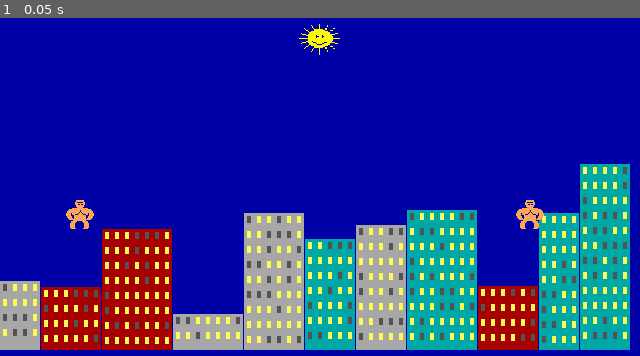
Above: before the commit, frame 1.
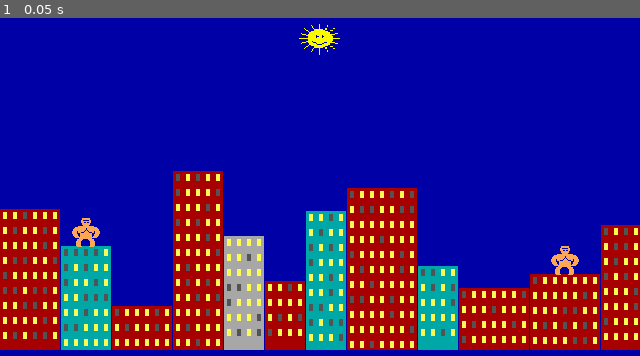
Above: after the commit, the same moment.

Repository: lluccia/gorillas
Game: Godot game, scene res://Game.tscn
Same seed, same stepped clock (60 frames per second), same inputs: the game is played once before the commit and once after it.
Inputs:
- Up to frame 1 (0.05 s): no input

The runs differ from the first frame. In frame 1, 34% of the frame differs, in the area x 0-100%, y 43-99%.

Commit message:
place gorillas on top of the buildings (2nd or 3rd)

Diff:
--- a/Cityscape.gd
+++ b/Cityscape.gd
@@ -3,8 +3,8 @@
 var screen_width = 640
 var screen_height = 350
 
-var building_blocks = 59
-var building_block_size = 640 / building_blocks
+var building_blocks = 60
+var building_block_size = screen_width / building_blocks
 
 var window_size = Vector2(4, 7)
 var window_distance = Vector2(10, 15)
@@ -31,7 +31,7 @@
 
 var lights_on_percentage = 0.7
 
-func _ready():
+func generate():
 	rng.randomize()
 
 	var current_x = 0
@@ -49,13 +49,15 @@
 		var building_position = Vector2(current_x, screen_height - building_height_pixels)
 		building.set_position(building_position)
 
+		building.add_to_group("buildings")
+
 		add_child(building)
-		add_windows(building)
+		_add_windows(building)
 
 		current_x += building_width_blocks * building_block_size + 1
 		building_blocks -= building_width_blocks
 
-func add_windows(building):
+func _add_windows(building):
 	var current_position = Vector2(building.get_position().x + window_margin.x,
 								   building.get_position().y + window_margin.y)
 
--- a/Game.gd
+++ b/Game.gd
@@ -1,5 +1,20 @@
 extends Node2D
 
-# Called every frame. 'delta' is the elapsed time since the previous frame.
-#func _process(delta):
-#	pass
+var rng = RandomNumberGenerator.new()
+
+func _ready():
+	rng.randomize()
+
+	$Cityscape.generate()
+	place_gorillas()
+
+func place_gorillas():
+	var buildings = get_tree().get_nodes_in_group("buildings")
+
+	_place_gorilla($left_gorilla, buildings[rng.randi_range(1, 2)])
+	_place_gorilla($right_gorilla, buildings[buildings.size() - rng.randi_range(1, 2) - 1])
+
+func _place_gorilla(gorilla, building):
+	var gorilla_height = gorilla.texture.get_size().x
+	gorilla.position = Vector2(building.get_position().x + building.get_size().x / 2,
+							   building.get_position().y - gorilla_height / 2)
--- a/Game.tscn
+++ b/Game.tscn
@@ -15,10 +15,10 @@
 position = Vector2( 320, 25 )
 texture = ExtResource( 3 )
 
+[node name="right_gorilla" type="Sprite" parent="."]
+position = Vector2( 530, 200 )
+texture = ExtResource( 1 )
+
 [node name="left_gorilla" type="Sprite" parent="."]
 position = Vector2( 80, 200 )
 texture = ExtResource( 1 )
-
-[node name="right_gorilla" type="Sprite" parent="."]
-position = Vector2( 530, 200 )
-texture = ExtResource( 1 )
